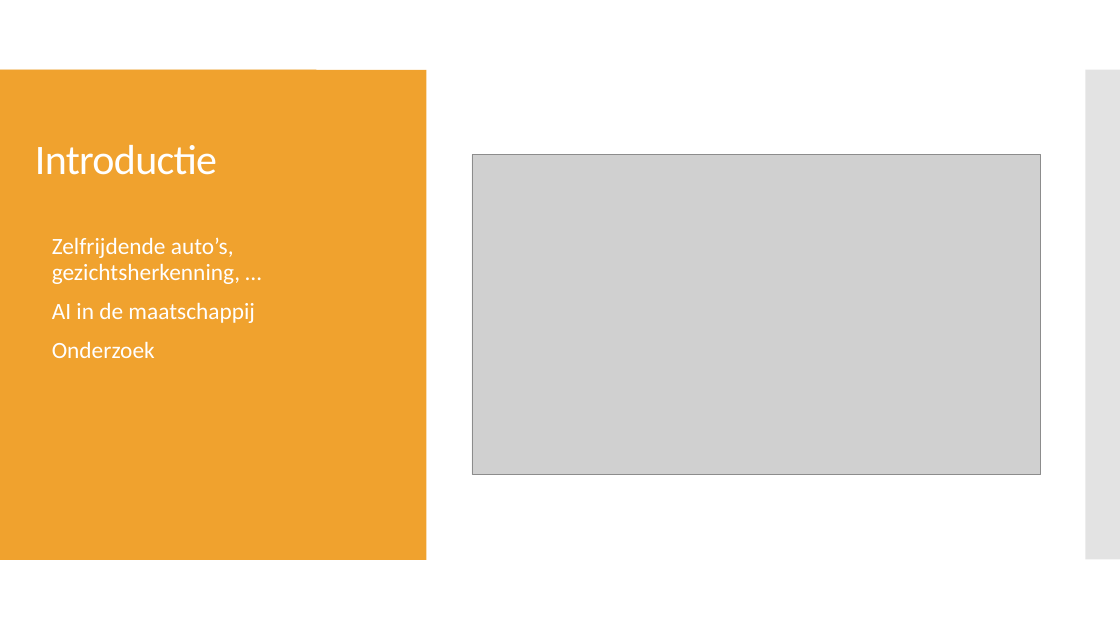
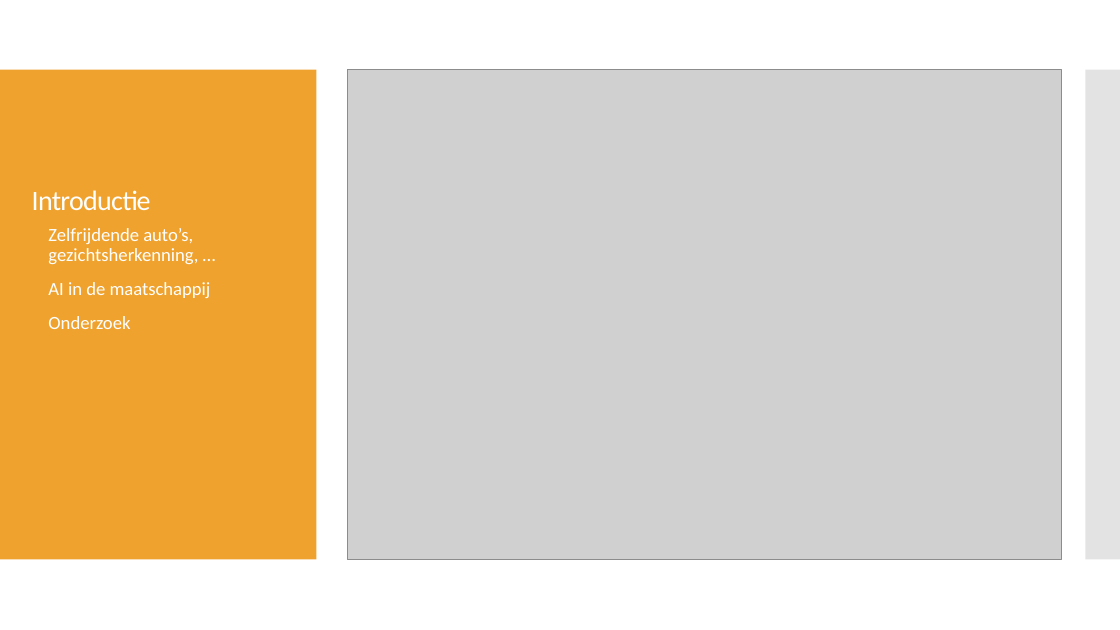
Before and after one commit to PrebenLeroy/bachelorproef, a slide deck: slide 3 of BP verdediging.pptx. Drawn at 1120x630 pixels with LibreOffice and Linux fonts; fonts in the diff are those of the drawing; grey boxes stand for pictures. Boxes give left, top, right and bottom in pixels: in the first picture for what was removed or moved away, otherwise in the second. Text is boxed around its words. In the diff, an @@ line names an element or a change of style, - is before the commit and + after.

Commit message:
add text

```diff
--- a/BP verdediging.pptx
+++ b/BP verdediging.pptx
@@ rectangle removed at bbox=[0, 70, 427, 560] @@
@@ picture: place and size @@
-picture at bbox=[472, 155, 1041, 475]
+picture at bbox=[347, 70, 1061, 560]
@@ title "Introductie" at bbox=[32, 190, 151, 210]: size 36 to 24 pt; vertical alignment middle to bottom @@
@@ text "Zelfrijdende auto’s, gezichtsherkenning, …": place and size @@
-text "Zelfrijdende auto’s, gezichtsherkenning, …" at bbox=[52, 237, 255, 358]
+text "Zelfrijdende auto’s, gezichtsherkenning, …" at bbox=[48, 228, 211, 329]
@@ text "Zelfrijdende auto’s, gezichtsherkenning, …" at bbox=[48, 228, 211, 329]: size 20 to 16 pt @@
```
Also in this commit, not shown: 3 other slides changed.
